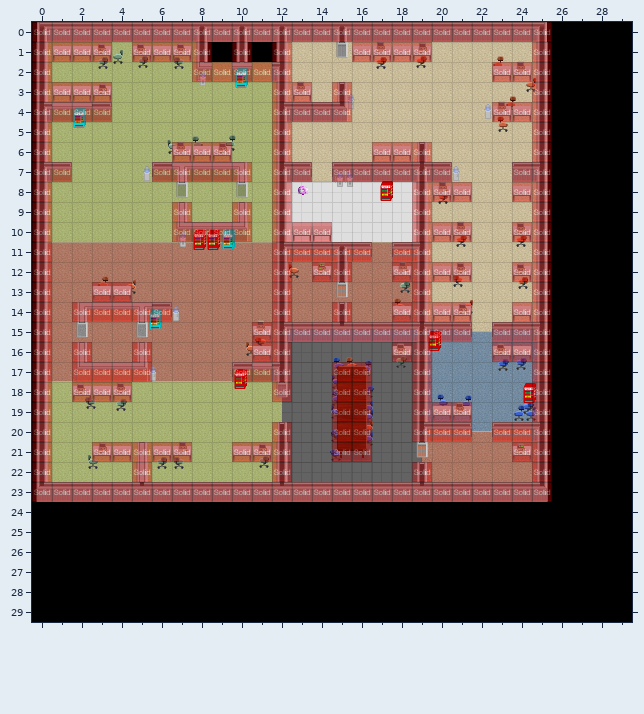
Level history. Tiled map: data/testlevel.tmx. The picture above is the old version.
Cells are 32x32 px. Shown: x 0..29, y 0..29.
Now the later version:
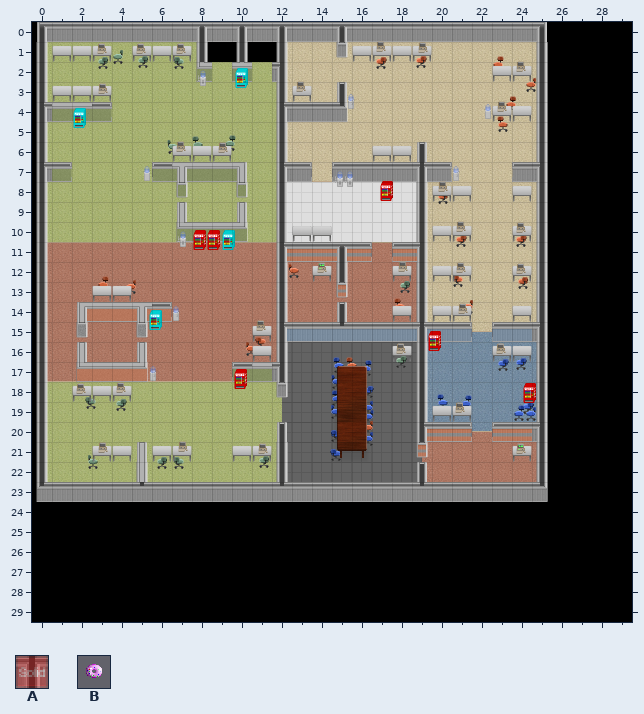
Key: from "COLLIDERS": A 0 "solid"; from "OBJ_TILESET": B 33.
_ is an empty cell.
Objects are placed by their top-left corner, in cells (3,4 is the top-left corner of cell 3,4); size is 1x1 cell unless given.
See-through tiles are keyed as they look on the map.
Edits made:
Layer "Coolers/Venders/Puters":
removed: B "health" at 13,8
Layer "collision" (now hidden):
y 0: x 0..25 AAAAAAAAAAAAAAAAAAAAAAAAAA -> __________________________
y 1: x 0..3 AAAA -> ____; x 5..8 AAAA -> ____; x 10 A -> _; x 12 A -> _; x 16..19 AAAA -> ____; x 25 A -> _
y 2: x 0 A -> _; x 8..12 AAAAA -> _____; x 23..25 AAA -> ___
y 3: x 0..3 AAAA -> ____; x 12..13 AA -> __; x 15 A -> _; x 25 A -> _
y 4: x 0..3 AAAA -> ____; x 12..15 AAAA -> ____; x 23..25 AAA -> ___
y 5: x 0 A -> _; x 12 A -> _; x 25 A -> _
y 6: x 0 A -> _; x 7..9 AAA -> ___; x 12 A -> _; x 17..19 AAA -> ___; x 25 A -> _
y 7: x 0..1 AA -> __; x 6..10 AAAAA -> _____; x 12..13 AA -> __; x 15..20 AAAAAA -> ______; x 24..25 AA -> __
y 8: x 0 A -> _; x 12 A -> _; x 19..21 AAA -> ___; x 24..25 AA -> __
y 9: x 0 A -> _; x 7 A -> _; x 10 A -> _; x 12 A -> _; x 19 A -> _; x 25 A -> _
y 10: x 0 A -> _; x 7..10 AAAA -> ____; x 12..14 AAA -> ___; x 19..21 AAA -> ___; x 24..25 AA -> __
y 11: x 0 A -> _; x 12..16 AAAAA -> _____; x 18..19 AA -> __; x 25 A -> _
y 12: x 0 A -> _; x 12 A -> _; x 14..15 AA -> __; x 18..21 AAAA -> ____; x 24..25 AA -> __
y 13: x 0 A -> _; x 3..4 AA -> __; x 12 A -> _; x 19 A -> _; x 25 A -> _
y 14: x 0 A -> _; x 2..6 AAAAA -> _____; x 12 A -> _; x 15 A -> _; x 18..21 AAAA -> ____; x 24..25 AA -> __
y 15: x 0 A -> _; x 11..21 AAAAAAAAAAA -> ___________; x 23..25 AAA -> ___
y 16: x 0 A -> _; x 2 A -> _; x 5 A -> _; x 11..12 AA -> __; x 18..19 AA -> __; x 23..25 AAA -> ___
y 17: x 0 A -> _; x 2..5 AAAA -> ____; x 10..12 AAA -> ___; x 15..16 AA -> __; x 19 A -> _; x 25 A -> _
y 18: x 0 A -> _; x 2..4 AAA -> ___; x 12 A -> _; x 15..16 AA -> __; x 19 A -> _; x 25 A -> _
y 19: x 0 A -> _; x 15..16 AA -> __; x 19..21 AAA -> ___; x 25 A -> _
y 20: x 0 A -> _; x 12 A -> _; x 15..16 AA -> __; x 19..21 AAA -> ___; x 23..25 AAA -> ___
y 21: x 0 A -> _; x 3..7 AAAAA -> _____; x 10..12 AAA -> ___; x 15..16 AA -> __; x 24..25 AA -> __
y 22: x 0 A -> _; x 5 A -> _; x 12 A -> _; x 19 A -> _; x 25 A -> _
y 23: x 0..25 AAAAAAAAAAAAAAAAAAAAAAAAAA -> __________________________
